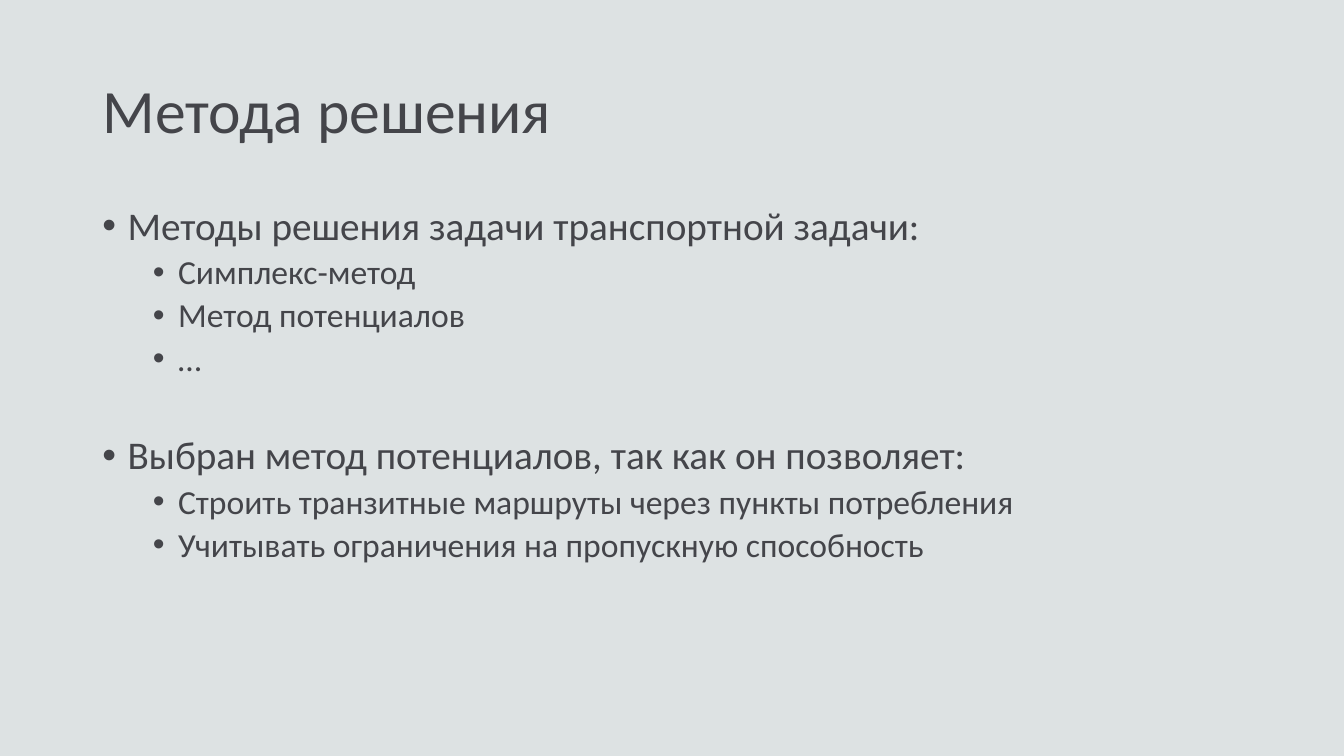
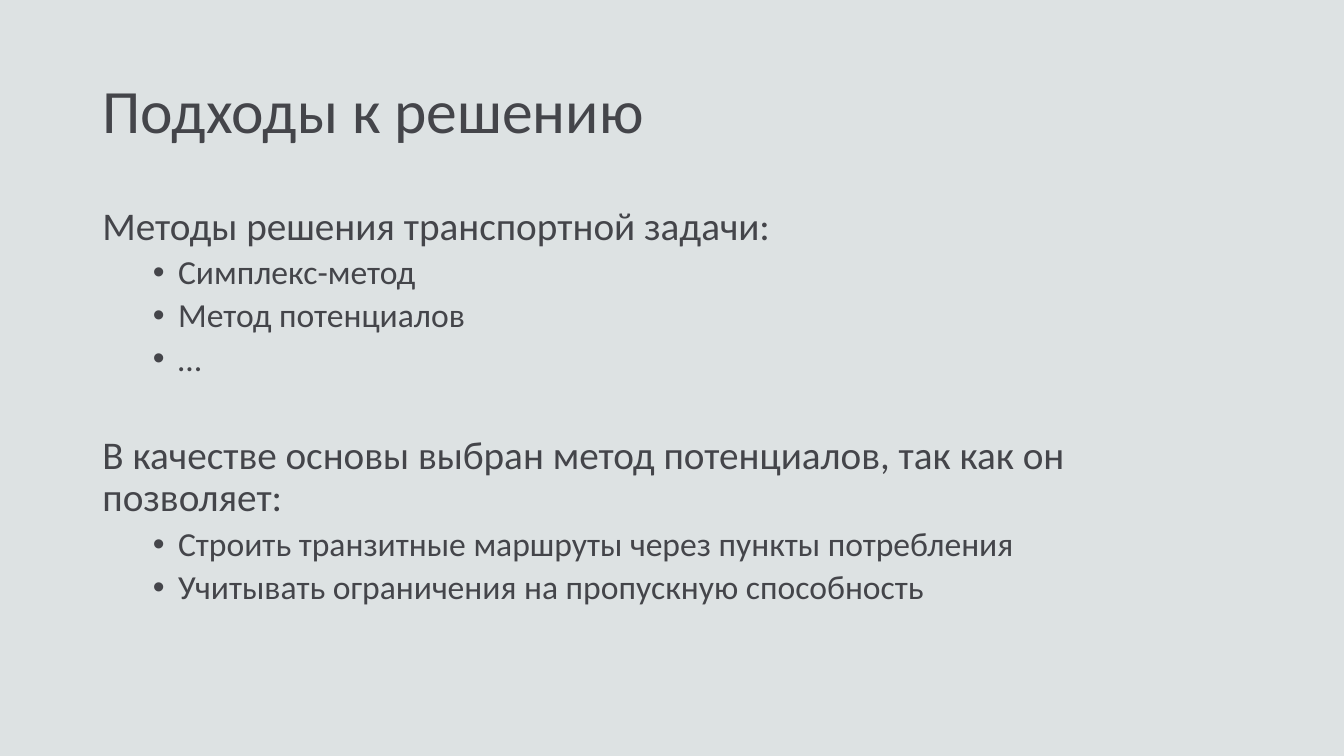
Before and after one commit to fairay/BachelorDiploma, a slide deck: slide 7 of presentation.pptx (slide 8 before the commit). Drawn at 1344x756 pixels with LibreOffice and Linux fonts; fonts in the diff are those of the drawing. Boxes give left, top, right and bottom in pixels: in the first picture for what was removed or moved away, otherwise in the second. Text is boxed around its words. In the diff, an @@ line names an element or a change of style, - is before the commit and + after.

```diff
--- a/presentation.pptx
+++ b/presentation.pptx
@@ title at [102, 93, 644, 143]: text changed @@
-Метода решения
+Подходы к решению
@@ text at [102, 213, 770, 247]: text changed @@
-• Методы решения задачи транспортной задачи:
+Методы решения транспортной задачи:
@@ text at [102, 442, 1065, 511]: text changed @@
-• Выбран метод потенциалов, так как он позволяет:
+В качестве основы выбран метод потенциалов, так как он позволяет:
```
Also in this commit, not shown: 4 other slides changed, 2 slides added, 2 slides removed, 8 other files.
